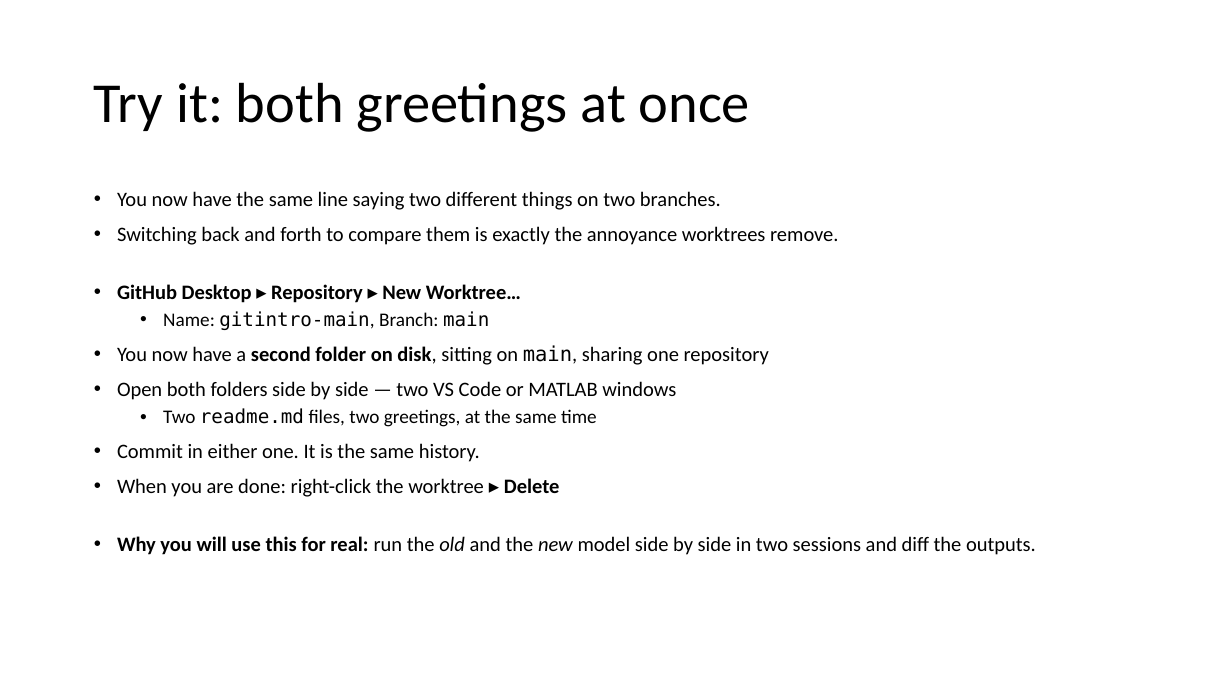
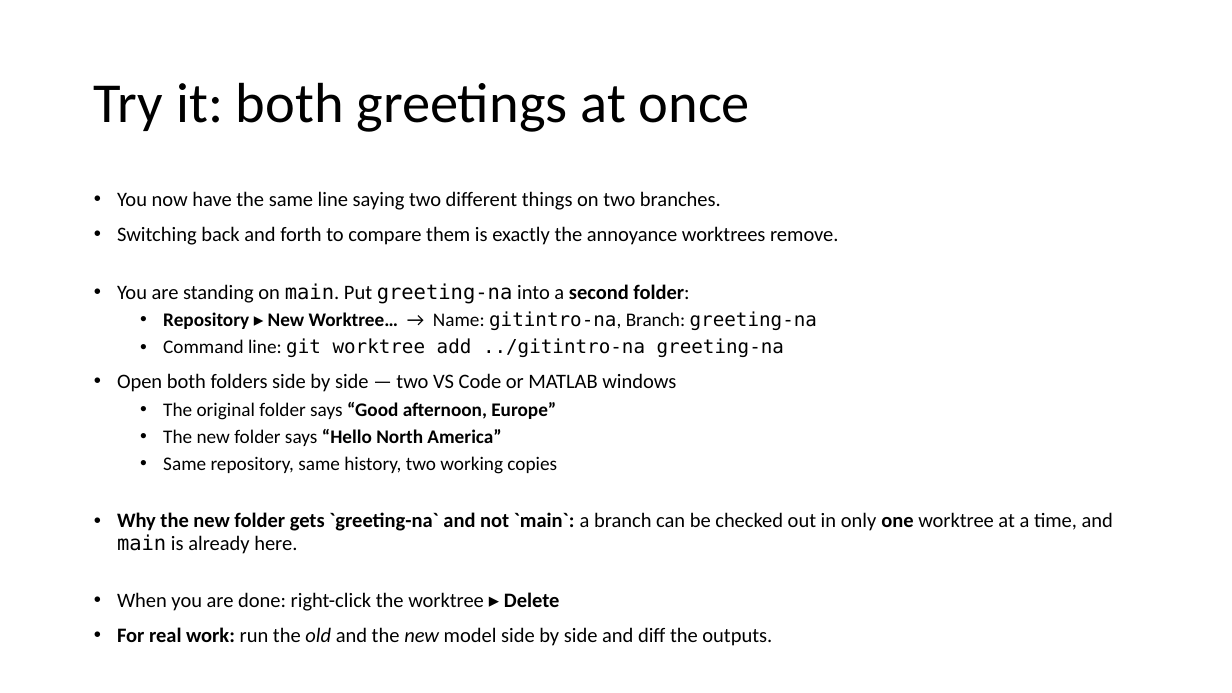
Before and after one commit to Phibbzz/Phys520, a slide deck: slide 24 of 01_GitTutorial/HowToGit - hands on.pptx. Drawn at 1232x693 pixels with LibreOffice and Linux fonts; fonts in the diff are those of the drawing. Boxes give left, top, right and bottom in pixels: in the first picture for what was removed or moved away, otherwise in the second. Text is boxed around its words. In the diff, an @@ line names an element or a change of style, - is before the commit and + after.

```diff
--- a/01_GitTutorial/HowToGit - hands on.pptx
+++ b/01_GitTutorial/HowToGit - hands on.pptx
@@ text at [117,283,817,357]: text changed; size 16 to 15 pt @@
-• GitHub Desktop ▸ Repository ▸ New Worktree…
-  • Name: gitintro-main, Branch: main
-• You now have a second folder on disk, sitting on main, sharing one repository
+• You are standing on main. Put greeting-na into a second folder:
+  • Repository ▸ New Worktree… → Name: gitintro-na, Branch: greeting-na
+  • Command line: git worktree add ../gitintro-na greeting-na
@@ text at [117,402,1113,554]: text changed @@
-  • Two readme.md files, two greetings, at the same time
-• Commit in either one. It is the same history.
+  • The original folder says “Good afternoon, Europe”
+  • The new folder says “Hello North America”
+  • Same repository, same history, two working copies
+• Why the new folder gets `greeting-na` and not `main`: a branch can be checked out in only one worktree at a time, and main is already here.
@@ text at [117,627,772,646]: text changed @@
-• Why you will use this for real: run the old and the new model side by side in two sessions and diff the outputs.
+• For real work: run the old and the new model side by side and diff the outputs.
```
